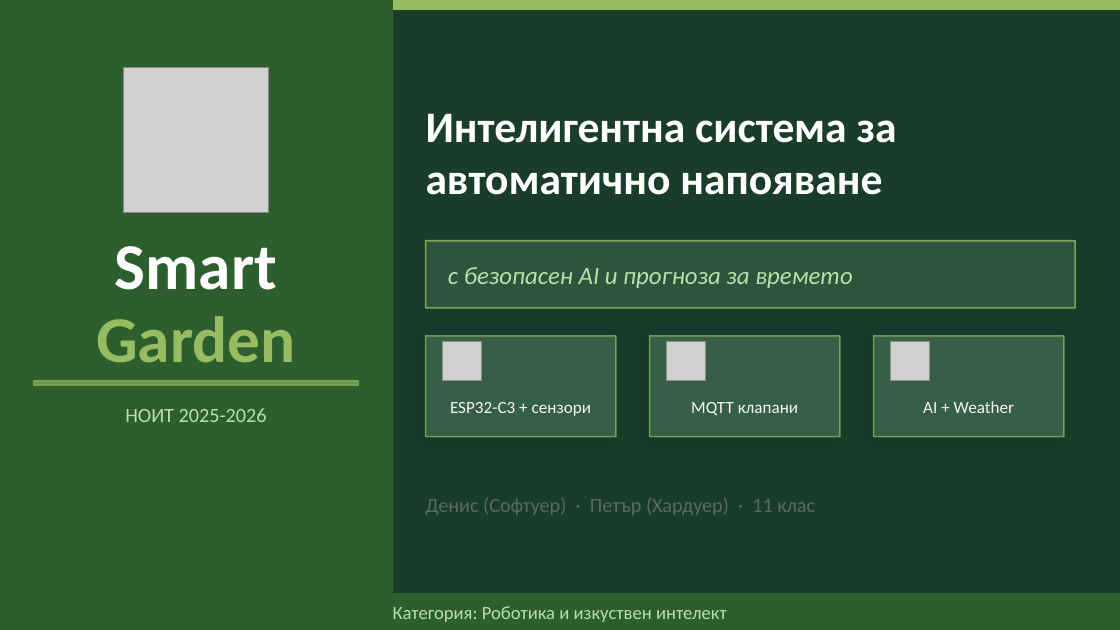
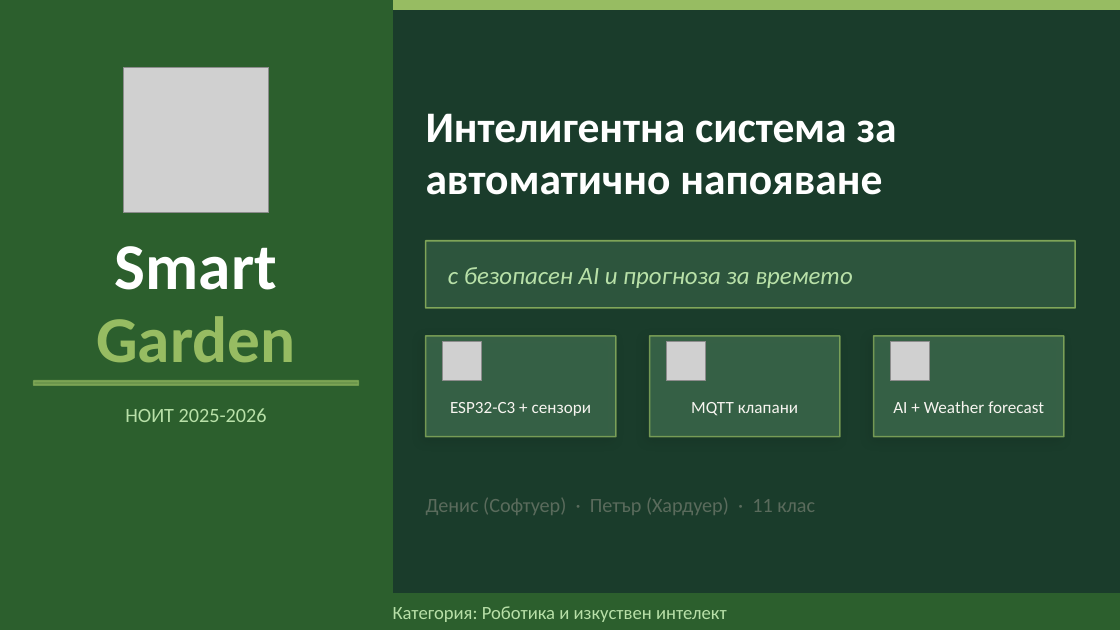
Before and after one commit to FPHAV1S/SmartGarden, a slide deck: slide 1 of SmartGarden_Presentation.pptx. Drawn at 1120x630 pixels with LibreOffice and Linux fonts; fonts in the diff are those of the drawing; grey boxes stand for pictures. Boxes give left, top, right and bottom in pixels: in the first picture for what was removed or moved away, otherwise in the second. Text is boxed around its words. In the diff, an @@ line names an element or a change of style, - is before the commit and + after.

```diff
--- a/SmartGarden_Presentation.pptx
+++ b/SmartGarden_Presentation.pptx
@@ text at bbox=[893, 401, 1044, 413]: text changed @@
-AI + Weather
+AI + Weather forecast
```
Also in this commit, not shown: 6 other slides changed, 23 other files.
